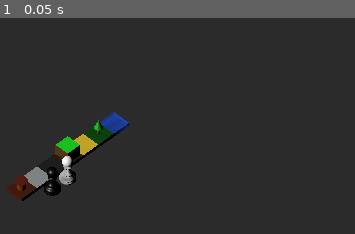
Above: before the commit, frame 1.
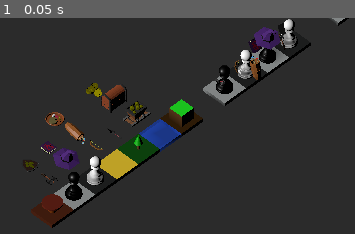
Above: after the commit, the same moment.

Repository: Brsa-Dev/ChessGame
Game: Godot game, scene res://test_assets.tscn
The game is run twice, just before and just after one commit, with the same random seed, the same clock (stepped at 60 frames per second) and the same inputs. This scene is started directly instead of the project's main scene.
Inputs:
- Up to frame 1 (0.05 s): no input

The runs differ from the first frame. In frame 1, 16% of the frame differs, in the area x 1-99%, y 0-98%.

Commit message:
KAN-17 feat: ajout dossier Assets

Diff:
--- a/chess-game/test_assets.tscn
+++ b/chess-game/test_assets.tscn
@@ -1,14 +1,27 @@
 [gd_scene format=3 uid="uid://cnyrhgghr12l4"]
 
-[ext_resource type="PackedScene" uid="uid://cqkgyta1gdvgt" path="res://Assets/Cases/case_tour.glb" id="1_8wqhx"]
-[ext_resource type="PackedScene" uid="uid://cb2brkf3bcq7r" path="res://Assets/Cases/case_lave.glb" id="2_8om2v"]
-[ext_resource type="PackedScene" uid="uid://dm4qiqprp332d" path="res://Assets/Cases/case_eau.glb" id="3_5suet"]
-[ext_resource type="PackedScene" uid="uid://o0p4bbw0ouhb" path="res://Assets/Cases/case_foret.glb" id="4_vt8f4"]
-[ext_resource type="PackedScene" uid="uid://dwh7xr06gjfgo" path="res://Assets/Cases/case_mur.glb" id="5_ksan8"]
-[ext_resource type="PackedScene" uid="uid://v0s3iyhdi5px" path="res://Assets/Cases/case_normal_black.glb" id="6_ksan8"]
-[ext_resource type="PackedScene" uid="uid://dyak1hwr7lv1l" path="res://Assets/Cases/case_normal_white.glb" id="7_4vq04"]
+[ext_resource type="PackedScene" uid="uid://ddcyhc5ibis1i" path="res://Assets/Cases/case_tour.glb" id="1_8wqhx"]
+[ext_resource type="PackedScene" uid="uid://kuk5pc245wgp" path="res://Assets/Cases/case_lave.glb" id="2_8om2v"]
+[ext_resource type="PackedScene" uid="uid://cvrd23mk47faq" path="res://Assets/Cases/case_eau.glb" id="3_5suet"]
+[ext_resource type="PackedScene" uid="uid://c6gvs1ud7omjm" path="res://Assets/Cases/case_foret.glb" id="4_vt8f4"]
+[ext_resource type="PackedScene" uid="uid://t1kefrcruu0x" path="res://Assets/Cases/case_mur.glb" id="5_ksan8"]
+[ext_resource type="PackedScene" uid="uid://bbmj2d53vpb5" path="res://Assets/Cases/case_normal_black.glb" id="6_ksan8"]
+[ext_resource type="PackedScene" uid="uid://oc44mioj2tfm" path="res://Assets/Cases/case_normal_white.glb" id="7_4vq04"]
 [ext_resource type="PackedScene" uid="uid://chjb2pnoe8lsq" path="res://Assets/Personnages/pion_blanc.glb" id="8_ix0es"]
 [ext_resource type="PackedScene" uid="uid://bkw530tskkgqm" path="res://Assets/Personnages/pion_noir.glb" id="9_wa6xy"]
+[ext_resource type="PackedScene" uid="uid://cgyyd2hdjewoh" path="res://Assets/Personnages/mage/grimoire.glb" id="10_3hmmy"]
+[ext_resource type="PackedScene" uid="uid://cfqhap8ird33e" path="res://Assets/Personnages/guerrier/bouclier.glb" id="10_eurfa"]
+[ext_resource type="PackedScene" uid="uid://bk54fx07iajj5" path="res://Assets/Personnages/guerrier/hache.glb" id="12_3hmmy"]
+[ext_resource type="PackedScene" uid="uid://dtyklx7bcvbp0" path="res://Assets/Personnages/mage/chapeau.glb" id="13_djsju"]
+[ext_resource type="PackedScene" uid="uid://orgrmom3kmdj" path="res://Assets/Personnages/archer/arc.glb" id="14_s0mxy"]
+[ext_resource type="PackedScene" uid="uid://c8vbjeurru7ts" path="res://Assets/Personnages/archer/carquois.glb" id="15_chq4s"]
+[ext_resource type="PackedScene" uid="uid://b8fmlapcw023r" path="res://Assets/Personnages/archer/piege.glb" id="16_5ohqu"]
+[ext_resource type="PackedScene" uid="uid://dl82gs4m7okny" path="res://Assets/Personnages/fripon/kunai.glb" id="17_oxywm"]
+[ext_resource type="PackedScene" uid="uid://cts5gyyvrl5el" path="res://Assets/Evenements/charriot.glb" id="18_jc0j4"]
+[ext_resource type="PackedScene" uid="uid://blebef88gpyfy" path="res://Assets/Evenements/coffre.glb" id="19_yr8an"]
+[ext_resource type="PackedScene" uid="uid://566iex1qchvq" path="res://Assets/Evenements/tas_pieces.glb" id="20_75jb7"]
+[ext_resource type="PackedScene" uid="uid://bqosli1tf52s6" path="res://Assets/Personnages/sherif/chapeau.glb" id="21_kexnf"]
+[ext_resource type="PackedScene" uid="uid://bdf3m77k3lcen" path="res://Assets/Personnages/sherif/flask.glb" id="22_jbgjr"]
 
 [node name="TestAssets" type="Node3D" unique_id=77294035]
 
@@ -21,29 +34,119 @@
 transform = Transform3D(-0.0046598017, -0.9703124, -0.24181, 0.77512157, -0.1562824, 0.61217844, -0.631795, -0.18457948, 0.7528384, -0.98823047, 13.652905, 19.853569)
 shadow_enabled = true
 
-[node name="case_eau2" parent="." unique_id=346228264 instance=ExtResource("3_5suet")]
-transform = Transform3D(1, 0, 0, 0, 1, 0, 0, 0, 1, -2, 0, -3)
+[node name="pion_blanc" parent="." unique_id=657887169 instance=ExtResource("8_ix0es")]
+transform = Transform3D(1, 0, 0, 0, 1, 0, 0, 0, 1, 0, 0.1, 0.2)
 
-[node name="case_foret2" parent="." unique_id=1951673696 instance=ExtResource("4_vt8f4")]
-transform = Transform3D(1, 0, 0, 0, 1, 0, 0, 0, 1, -2, 0, -2)
+[node name="pion_noir" parent="." unique_id=1170733585 instance=ExtResource("9_wa6xy")]
+transform = Transform3D(1, 0, 0, 0, 1, 0, 0, 0, 1, 0, 0.1, 1.6)
 
-[node name="case_lave2" parent="." unique_id=1798539185 instance=ExtResource("2_8om2v")]
-transform = Transform3D(1, 0, 0, 0, 1, 0, 0, 0, 1, -2, 0, -1)
+[node name="case_eau2" parent="." unique_id=1234448136 instance=ExtResource("3_5suet")]
+transform = Transform3D(1, 0, 0, 0, 1, 0, 0, 0, 1, 0, 0, -4)
 
-[node name="case_mur2" parent="." unique_id=134730218 instance=ExtResource("5_ksan8")]
-transform = Transform3D(1, 0, 0, 0, 1, 0, 0, 0, 1, -2, 0, 0)
+[node name="case_foret2" parent="." unique_id=744463310 instance=ExtResource("4_vt8f4")]
+transform = Transform3D(1, 0, 0, 0, 1, 0, 0, 0, 1, 0, 0, -2.6)
 
-[node name="case_tour" parent="." unique_id=1263163629 instance=ExtResource("1_8wqhx")]
-transform = Transform3D(1, 0, 0, 0, 1, 0, 0, 0, 1, -2, 0, 3)
+[node name="case_lave2" parent="." unique_id=398853029 instance=ExtResource("2_8om2v")]
+transform = Transform3D(1, 0, 0, 0, 1, 0, 0, 0, 1, 0, 0, -1.2)
 
-[node name="case_normal_black2" parent="." unique_id=1996156576 instance=ExtResource("6_ksan8")]
-transform = Transform3D(1, 0, 0, 0, 1, 0, 0, 0, 1, -2, 0, 1)
+[node name="case_mur2" parent="." unique_id=1772677833 instance=ExtResource("5_ksan8")]
+transform = Transform3D(1, 0, 0, 0, 1, 0, 0, 0, 1, 0, 0, -5.4)
 
-[node name="case_normal_white" parent="." unique_id=203559133 instance=ExtResource("7_4vq04")]
-transform = Transform3D(1, 0, 0, 0, 1, 0, 0, 0, 1, -2, 0, 2)
+[node name="case_normal_black2" parent="." unique_id=1267617085 instance=ExtResource("6_ksan8")]
+transform = Transform3D(1, 0, 0, 0, 1, 0, 0, 0, 1, 0, 0, 0.2)
 
-[node name="pion_blanc" parent="." unique_id=968074270 instance=ExtResource("8_ix0es")]
-transform = Transform3D(1, 0, 0, 0, 1, 0, 0, 0, 1, -1, 0, 1)
+[node name="case_normal_white" parent="." unique_id=1929119297 instance=ExtResource("7_4vq04")]
+transform = Transform3D(1, 0, 0, 0, 1, 0, 0, 0, 1, 0, 0, 1.6)
 
-[node name="pion_noir" parent="." unique_id=984430108 instance=ExtResource("9_wa6xy")]
-transform = Transform3D(1, 0, 0, 0, 1, 0, 0, 0, 1, -1, 0, 2)
+[node name="case_tour" parent="." unique_id=1764958322 instance=ExtResource("1_8wqhx")]
+transform = Transform3D(1, 0, 0, 0, 1, 0, 0, 0, 1, 0, 0, 3)
+
+[node name="grimoire" parent="." unique_id=1949213587 instance=ExtResource("10_3hmmy")]
+transform = Transform3D(-4.371139e-08, 0, -1, 0, 1, 0, 1, 0, -4.371139e-08, -3, 0, 0.2)
+
+[node name="bouclier" parent="." unique_id=1621586063 instance=ExtResource("10_eurfa")]
+transform = Transform3D(1.9106857e-15, -7.301438e-30, -1, 4.371139e-08, 1, 1.59578e-37, 1, -4.371139e-08, 1.9106855e-15, -3, 0, 1.6)
+
+[node name="hache" parent="." unique_id=1842391130 instance=ExtResource("12_3hmmy")]
+transform = Transform3D(-8.881784e-16, 1, -2.9802322e-08, 4.371139e-08, 2.9802322e-08, 1, 1, 0, -4.371139e-08, -1.6, 0, 1.6)
+
+[node name="chapeau" parent="." unique_id=1121550113 instance=ExtResource("13_djsju")]
+transform = Transform3D(-0.96592593, 0.25881907, 8.7422784e-08, 0.25881907, 0.96592593, 0, -8.444392e-08, 2.262668e-08, -1, -1.6999998, 0.49999988, 0.19999999)
+
+[node name="arc" parent="." unique_id=1465021777 instance=ExtResource("14_s0mxy")]
+transform = Transform3D(1, -4.3711392e-08, -4.371139e-08, -4.371139e-08, -1, 8.742278e-08, -4.37114e-08, -8.742278e-08, -1, -1.6, 0, -1.4)
+
+[node name="carquois" parent="." unique_id=811411470 instance=ExtResource("15_chq4s")]
+transform = Transform3D(-0.087155715, 0.9961947, 0, -0.9961947, -0.087155715, 0, 0, 0, 1, -2.6000001, 0, -1.3)
+
+[node name="piege" parent="." unique_id=1147560313 instance=ExtResource("16_5ohqu")]
+transform = Transform3D(1, 0, 0, 0, 1, 0, 0, 0, 1, -4.1, 1.4901161e-08, -1.4)
+
+[node name="kunai" parent="." unique_id=1431682413 instance=ExtResource("17_oxywm")]
+transform = Transform3D(-5.9604645e-08, -1, 0, -4.371139e-08, 2.6054018e-15, -1, 1, -5.9604645e-08, -4.371139e-08, -1.5999999, 0, -2.6)
+
+[node name="charriot" parent="." unique_id=1566009480 instance=ExtResource("18_jc0j4")]
+transform = Transform3D(1, 0, 0, 0, 1, 0, 0, 0, 1, -1.6, 0.4, -4.0000005)
+
+[node name="coffre" parent="." unique_id=222190380 instance=ExtResource("19_yr8an")]
+transform = Transform3D(-1, 0, 8.742278e-08, 0, 1, 0, -8.742278e-08, 0, -1, -3, 0.20000002, -4)
+
+[node name="tas_pieces2" parent="." unique_id=1837459410 instance=ExtResource("20_75jb7")]
+transform = Transform3D(1, 0, 0, 0, 1, 0, 0, 0, 1, -4.1, 0, -4)
+
+[node name="grimoire2" parent="." unique_id=302650281 instance=ExtResource("10_3hmmy")]
+transform = Transform3D(-2.5071822e-08, 0.819152, 0.57357645, 3.5806274e-08, 0.57357645, -0.819152, -1, -2.1175824e-22, -4.3711385e-08, -0.6, 0.7, -10.700001)
+
+[node name="chapeau2" parent="." unique_id=1697423898 instance=ExtResource("21_kexnf")]
+transform = Transform3D(0.96592575, 0.25881904, 0, -0.25881904, 0.96592575, 0, 0, 0, 1, 0.1, 1.3000001, -15.6)
+
+[node name="flask" parent="." unique_id=368764158 instance=ExtResource("22_jbgjr")]
+transform = Transform3D(0.25000003, -0.25881904, -0.93301266, 0.066987306, 0.9659258, -0.25, 0.9659258, 0, 0.25881907, 0, 0.7, -16.1)
+
+[node name="pion_blanc2" parent="." unique_id=2068911501 instance=ExtResource("8_ix0es")]
+transform = Transform3D(1, 0, 0, 0, 1, 0, 0, 0, 1, 0, 0.100000024, -9.6)
+
+[node name="pion_noir2" parent="." unique_id=866987904 instance=ExtResource("9_wa6xy")]
+transform = Transform3D(1, 0, 0, 0, 1, 0, 0, 0, 1, 0, 0.100000024, -8.2)
+
+[node name="bouclier2" parent="." unique_id=2057013382 instance=ExtResource("10_eurfa")]
+transform = Transform3D(-0.5, -0.8660254, 7.5710346e-08, 7.9789e-38, -8.742278e-08, -1, 0.8660254, -0.5, 4.3711392e-08, -0.39999986, 0.49999985, -12.599998)
+
+[node name="arc2" parent="." unique_id=930673462 instance=ExtResource("14_s0mxy")]
+transform = Transform3D(0.087155804, 1.7813348e-07, 0.99619466, 0.99619466, -1.558466e-08, -0.08715579, 0, 0.9999999, -1.788139e-07, -0.20000136, 0.6999999, -9.200001)
+
+[node name="kunai2" parent="." unique_id=1089285697 instance=ExtResource("17_oxywm")]
+transform = Transform3D(0.50977856, -0.85962796, 0.034148257, -0.8600897, -0.5083597, 0.0426178, -0.019275796, -0.05109645, -0.9985076, -0.099999905, 0.7000002, -7.9000015)
+
+[node name="carquois2" parent="." unique_id=1618144679 instance=ExtResource("15_chq4s")]
+transform = Transform3D(0.939693, -0.34202027, 0, 0.34202027, 0.939693, 0, 0, 0, 1, 0.6266091, 1.0901072, -9.6)
+
+[node name="pion_blanc3" parent="." unique_id=366503646 instance=ExtResource("8_ix0es")]
+transform = Transform3D(1, 0, 0, 0, 1, 0, 0, 0, 1, 0, 0.100000024, -12.400002)
+
+[node name="pion_noir3" parent="." unique_id=1843261557 instance=ExtResource("9_wa6xy")]
+transform = Transform3D(1, 0, 0, 0, 1, 0, 0, 0, 1, 0, 0.100000024, -11)
+
+[node name="case_normal_black3" parent="." unique_id=187836291 instance=ExtResource("6_ksan8")]
+transform = Transform3D(1, 0, 0, 0, 1, 0, 0, 0, 1, 0, 0, -12.400002)
+
+[node name="case_normal_white2" parent="." unique_id=1795818647 instance=ExtResource("7_4vq04")]
+transform = Transform3D(1, 0, 0, 0, 1, 0, 0, 0, 1, 0, 0, -11)
+
+[node name="pion_noir4" parent="." unique_id=1864596165 instance=ExtResource("9_wa6xy")]
+transform = Transform3D(1, 0, 0, 0, 1, 0, 0, 0, 1, 0, 0.100000024, -15.599998)
+
+[node name="case_normal_white3" parent="." unique_id=2086681854 instance=ExtResource("7_4vq04")]
+transform = Transform3D(1, 0, 0, 0, 1, 0, 0, 0, 1, 0, 0, -15.599998)
+
+[node name="hache2" parent="." unique_id=386679992 instance=ExtResource("12_3hmmy")]
+transform = Transform3D(0.86602545, -0.4999999, -3.499956e-08, 0.4999999, 0.86602545, -5.461979e-08, 5.7620454e-08, 2.9802322e-08, 1, 1.1920929e-07, 0.59999996, -11.899998)
+
+[node name="chapeau3" parent="." unique_id=1732761603 instance=ExtResource("13_djsju")]
+transform = Transform3D(-0.96592593, 0.25881895, 2.5631067e-07, 0.2588191, 0.9659255, -4.525338e-08, -2.592895e-07, 2.2626674e-08, -1, 0.1714828, 1.7429701, -11)
+
+[node name="case_normal_black4" parent="." unique_id=35268981 instance=ExtResource("6_ksan8")]
+transform = Transform3D(1, 0, 0, 0, 1, 0, 0, 0, 1, 0, 0, -9.6)
+
+[node name="case_normal_white4" parent="." unique_id=231945254 instance=ExtResource("7_4vq04")]
+transform = Transform3D(1, 0, 0, 0, 1, 0, 0, 0, 1, 0, 0, -8.2)
Binary file changed: chess-game/Assets/Cases/case_eau.glb
Binary file changed: chess-game/Assets/Cases/case_foret.glb
Not shown, changed: chess-game/Assets/Cases/case_foret.glb.import
Binary file changed: chess-game/Assets/Cases/case_lave.glb
Not shown, changed: chess-game/Assets/Cases/case_lave.glb.import
Binary file changed: chess-game/Assets/Cases/case_mur.glb
Not shown, changed: chess-game/Assets/Cases/case_mur.glb.import
Binary file changed: chess-game/Assets/Cases/case_normal_black.glb
Not shown, changed: chess-game/Assets/Cases/case_normal_black.glb.import
Binary file changed: chess-game/Assets/Cases/case_normal_white.glb
Not shown, changed: chess-game/Assets/Cases/case_normal_white.glb.import
Binary file changed: chess-game/Assets/Cases/case_tour.glb
(and 27 more such lines)
